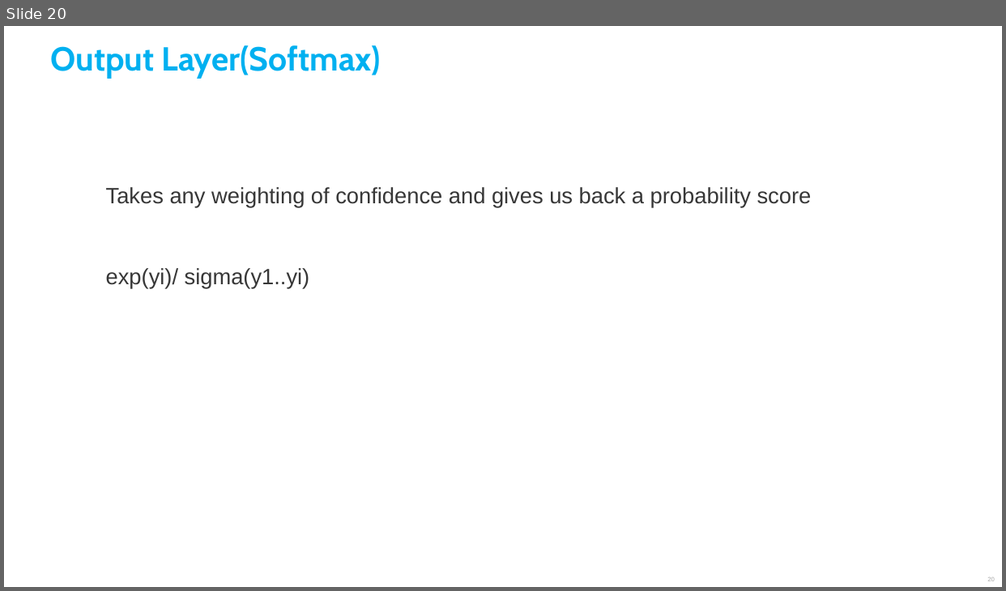
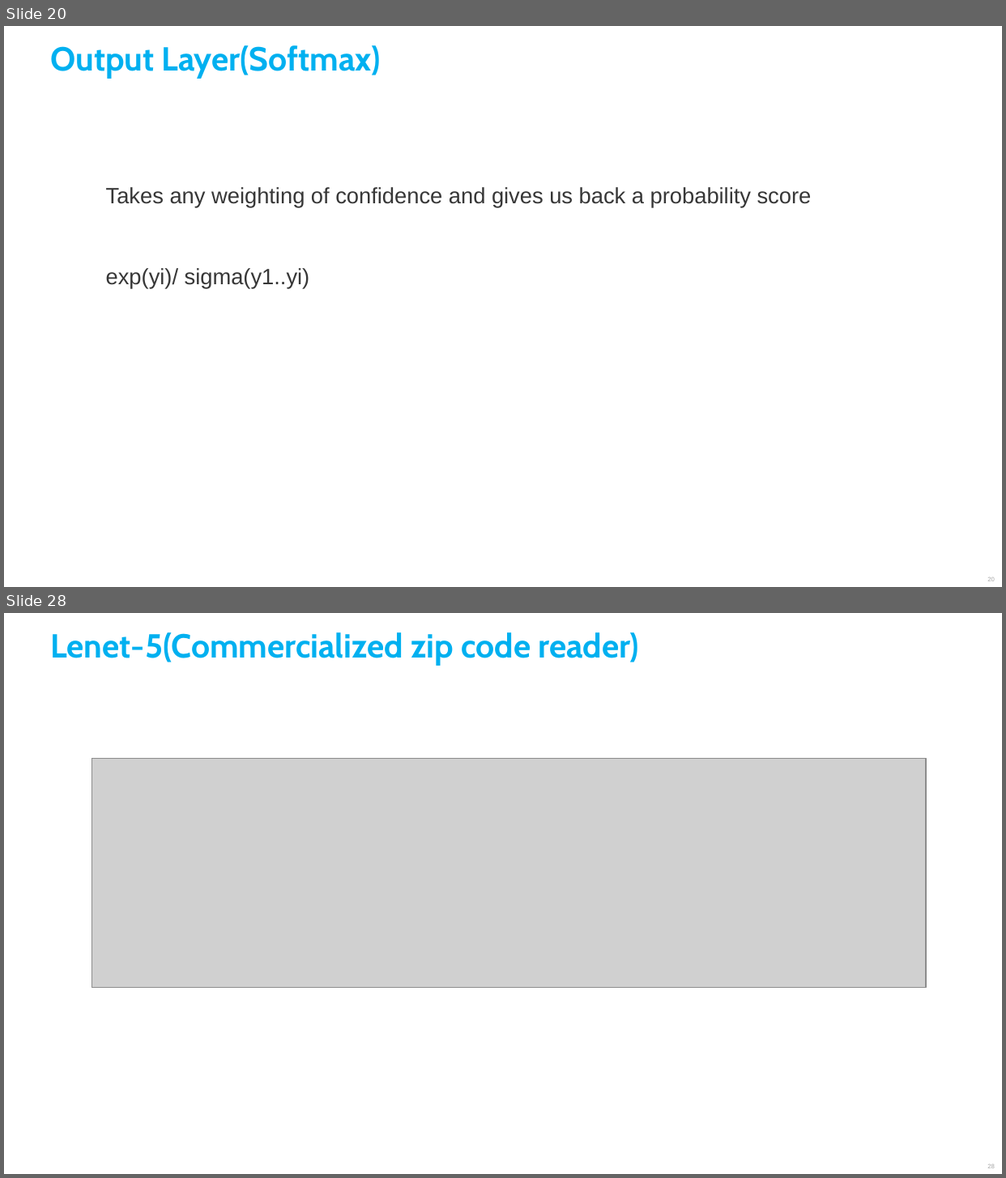
Before and after one commit to SocialDataSci/DeepLearning-Using-Keras-and-Tensorflow, a slide deck: Deep_Learning.pptx. Shown one above the other, each under a label of ours: slide 20 before the commit, slides 20 and 28 after it; the slides between them are not shown. The pictures are 1006x591 and 1006x1178 pixels, drawn with LibreOffice and Linux fonts; fonts in the diff are those of the drawing; grey boxes stand for pictures. Boxes give left, top, right and bottom in pixels: in the first picture for what was removed or moved away, otherwise in the second. Text is boxed around its words. In the diff, an @@ line names an element or a change of style, - is before the commit and + after.

```diff
--- a/Deep_Learning.pptx
+++ b/Deep_Learning.pptx
@@ slide 28 added at box(4, 613, 1002, 1174), background #FFFFFF @@
@@ text added at box(50, 632, 638, 666), 24 pt, text #00B0F0, bold @@
+Lenet-5(Commercialized zip code reader)
@@ picture added at box(91, 759, 926, 987) @@
@@ page number added at box(987, 1165, 995, 1169), 4.5 pt, text #A6A6A6 @@
+28
```
Also in this commit, not shown: 10 other slides added.
